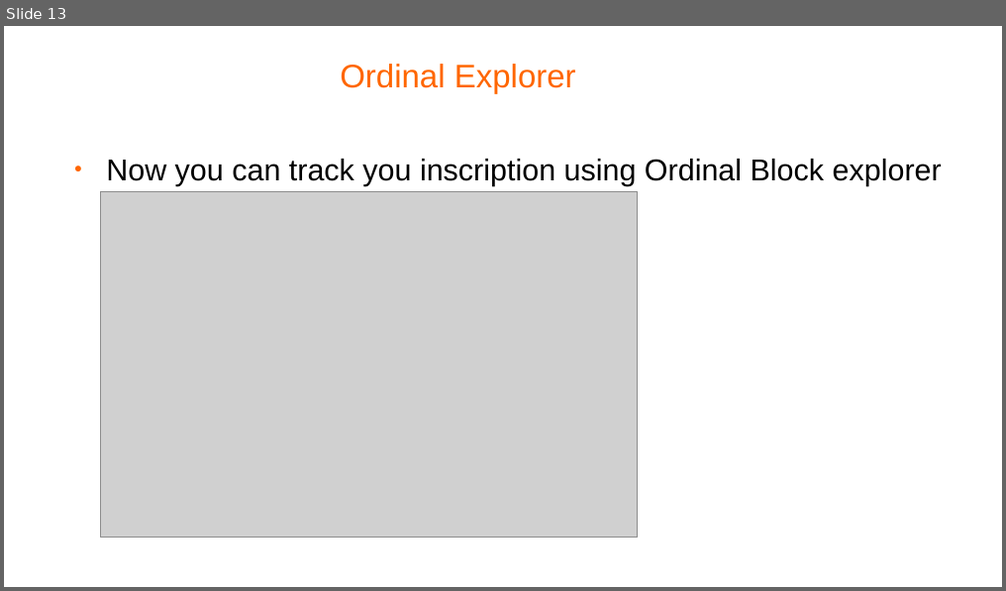
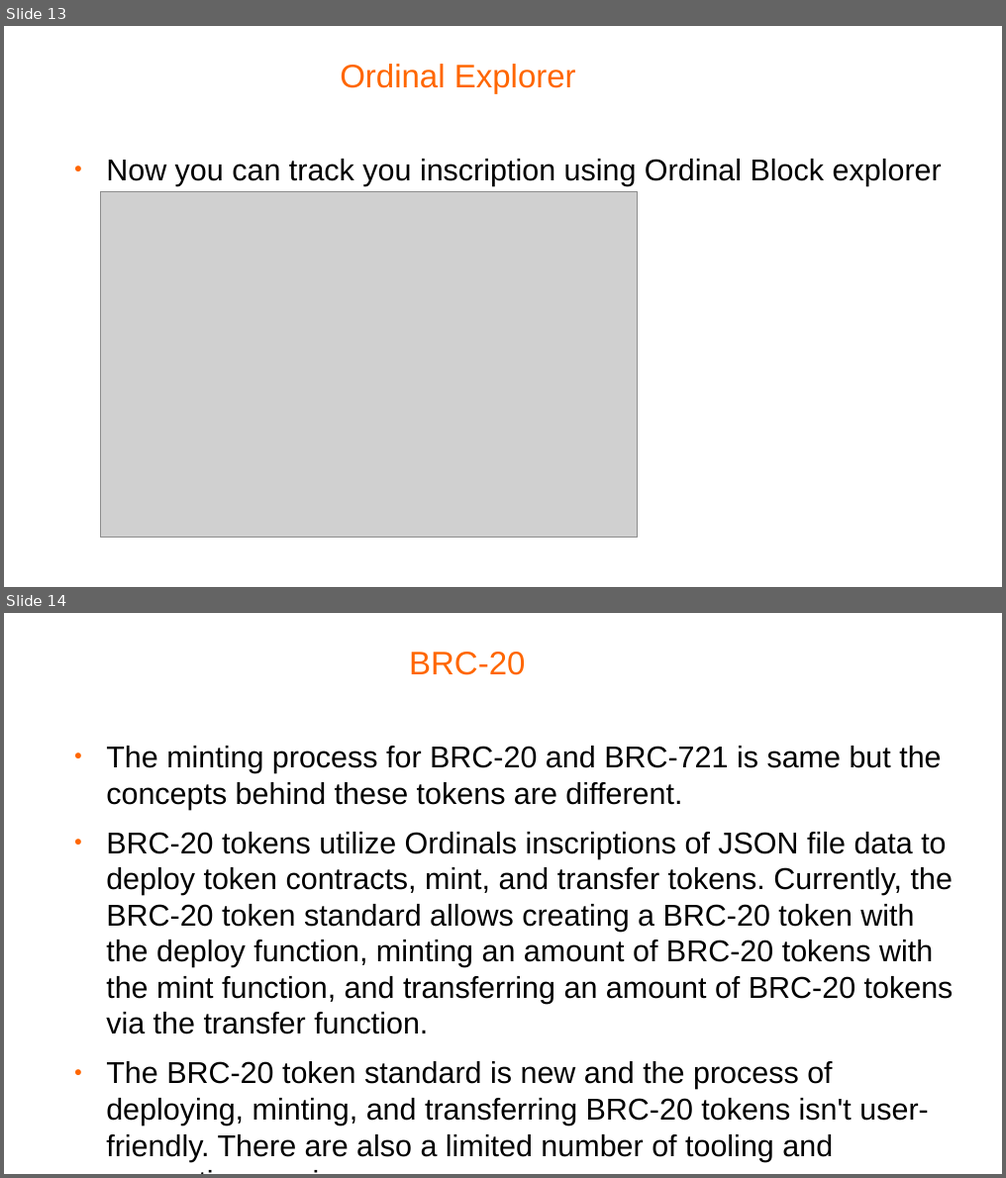
Before and after one commit to ranaahsanansar/BlcokchainTraning, a slide deck: Final Project/BTC NFT Ordinal Protocol.odp. Shown one above the other, each under a label of ours: slide 13 before the commit, slides 13 and 14 after it. The pictures are 1006x591 and 1006x1178 pixels, drawn with LibreOffice and Linux fonts; fonts in the diff are those of the drawing; grey boxes stand for pictures; background and template pictures are left out. Boxes give left, top, right and bottom in pixels: in the first picture for what was removed or moved away, otherwise in the second. Text is boxed around its words. In the diff, an @@ line names an element or a change of style, - is before the commit and + after.

```diff
--- a/Final Project/BTC NFT Ordinal Protocol.odp
+++ b/Final Project/BTC NFT Ordinal Protocol.odp
@@ slide 14 added at (x1=4, y1=613, x2=1002, y2=1174), background #FFFFFF @@
@@ title added at (x1=409, y1=652, x2=525, y2=675), 26 pt, text #FF6600 @@
+BRC-20
@@ text added at (x1=106, y1=746, x2=953, y2=1161), 24 pt, text #000000 @@
+● The minting process for BRC-20 and BRC-721 is same but the concepts behind these tokens are different.
+● BRC-20 tokens utilize Ordinals inscriptions of JSON file data to deploy token contracts, mint, and transfer tokens. Currently, the BRC-20 token standard allows creating a BRC-20 token with the deploy function, minting an amount of BRC-20 tokens with the mint function, and transferring an amount of BRC-20 tokens via the transfer function.
+● The BRC-20 token standard is new and the process of deploying, minting, and transferring BRC-20 tokens isn't user-friendly. There are also a limited number of tooling and supporting services.
```
Also in this commit, not shown: 1 other slide added, 3 other files.
